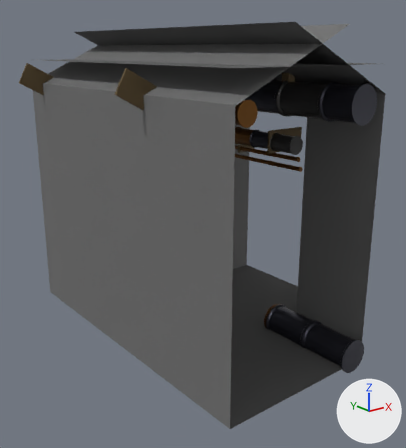
Two versions of the Blender file Assets/Models/tunnels/tunnel3wayalternate.blend, one commit apart.
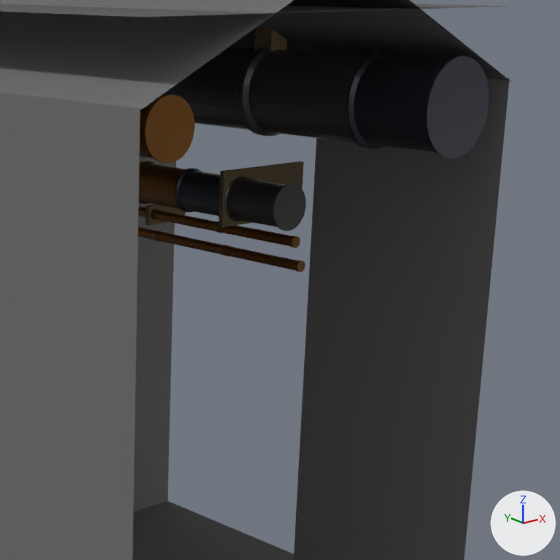
Each version is shown whole from a 50 mm lens placed at (-4.01, -5.85, 3.43), pointed at (0.22, -0.57, 1.32), then close up on the part from 44% to 100% of the width and 14% to 64% of the height. The axes (+X, +Y, +Z) are drawn at lower right. The lights are the same throughout. The last two pictures show the newer version.

Names of what the first close-up shows: 'Floor.001', 'PipingSegment.006', 'PipingSegment.022', 'PipingSegment.041', 'PipingSegment.046', 'PipingSegment.047', 'Plane.002', 'Roof1', 'Roof2', 'Wall1.003', 'Wall1.005', 'Wall2.001' and 11 more.
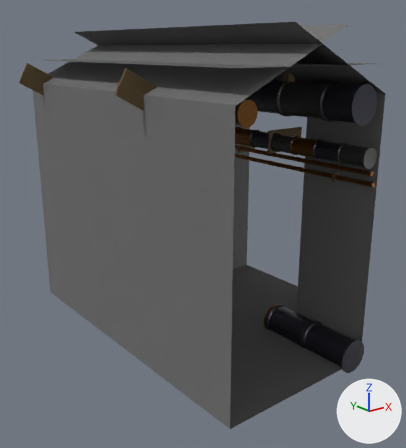
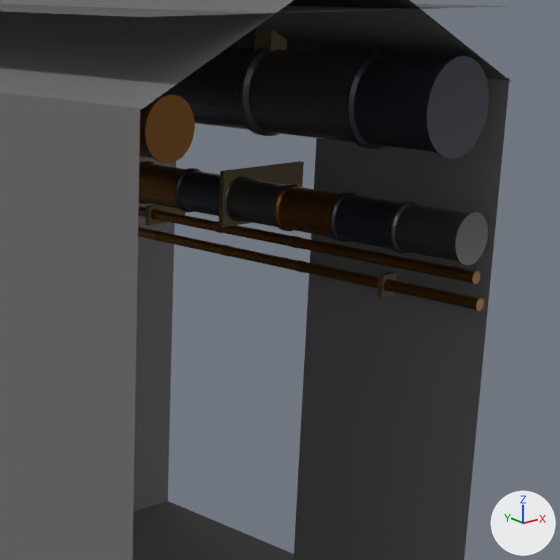
Boxes (x1, y1, x2, y2) around the edits, measured in the close-ups (560 x 560 px):
'PipingSegment.050', added
    after: (390, 202, 488, 265)
'PipingSegment.048', added
    after: (330, 193, 406, 253)
'PipingSegment.049', added
    after: (274, 184, 350, 241)
'PipingSegment.053', added
    after: (377, 253, 480, 284)
'PipingSegment.052', added
    after: (384, 279, 484, 311)
'PipingSegment.054', added
    after: (292, 236, 381, 265)
'PipingSegment.051', added
    after: (297, 261, 379, 288)
'Cube.010', added
    after: (378, 272, 397, 297)

What the commit changed:
Material 'MetalHolder.001' (mat_metalholder_001) is new.
Its base color is (0.157, 0.11, 0.052) (brown #6e5d40).
Its metallic is 0.619.
Its roughness is 0.699.
Material 'brasstubing.002' (mat_brasstubing_002) is new.
Its base color is (0.177, 0.0704, 0.00884) (brown #754b17).
Its metallic is 0.773.
Its roughness is 0.378.
Material 'TubingLarge.003' (mat_tubinglarge_003) is new.
Its base color is (0.0768, 0.0754, 0.0749) (dark grey #4e4e4d).
Its metallic is 0.663.
Its roughness is 0.351.
Material 'brasstubing.001' (mat_brasstubing_001) is new.
Its base color is (0.177, 0.0704, 0.00884) (brown #754b17).
Its metallic is 0.773.
Its roughness is 0.378.
Material 'Tubingmedium.003' (mat_tubingmedium_003) is new.
Its base color is (0.0515, 0.0527, 0.0715) (dark grey #40414c).
Its metallic is 0.729.
Its roughness is 0.345.
Mesh me_cube_011 is new.
It is a box spanning x -0.05..0.05, y -0.05..0.05, z -0.05..0.05.
It uses material mat_metalholder_001 (brown #6e5d40).
Mesh me_cylinder_055 is new.
It has 352 vertices, 322 faces and spans x -0.11..0.11, y -0.11..0.11, z -0.167..0.167.
It uses material mat_brasstubing_002 (brown #754b17).
Mesh me_cylinder_054 is new.
It has 352 vertices, 322 faces and spans x -0.11..0.11, y -0.11..0.11, z -0.167..0.167.
It uses material mat_brasstubing_002 (brown #754b17).
Mesh me_cylinder_053 is new.
It has 352 vertices, 322 faces and spans x -0.11..0.11, y -0.11..0.11, z -0.167..0.167.
It uses material mat_brasstubing_002 (brown #754b17).
Mesh me_cylinder_052 is new.
It has 352 vertices, 322 faces and spans x -0.11..0.11, y -0.11..0.11, z -0.167..0.167.
It uses material mat_brasstubing_002 (brown #754b17).
Mesh me_cylinder_051 is new.
It has 352 vertices, 322 faces and spans x -0.11..0.11, y -0.11..0.11, z -0.167..0.167.
It uses material mat_tubinglarge_003 (dark grey #4e4e4d).
Mesh me_cylinder_050 is new.
It has 352 vertices, 322 faces and spans x -0.11..0.11, y -0.11..0.11, z -0.167..0.167.
It uses material mat_brasstubing_001 (brown #754b17).
Mesh me_cylinder_040 is new.
It has 352 vertices, 322 faces and spans x -0.11..0.11, y -0.11..0.11, z -0.167..0.167.
It uses material mat_tubingmedium_003 (dark grey #40414c).
Object 'Cube.010' (ob_cube_010) is new; it shows me_cube_011.
Its location is (1.039, -2.0, 2.068).
Its scale is (2.64, 0.25, 1.0).
Object 'PipingSegment.054' (ob_pipingsegment_054) is new; it shows me_cylinder_055.
Its location is (0.897, -1.75, 2.192).
Its rotation in degrees is (-90, 0, 0).
Its scale is (0.25, 0.25, 1.5).
Object 'PipingSegment.053' (ob_pipingsegment_053) is new; it shows me_cylinder_054.
Its location is (0.897, -2.25, 2.192).
Its rotation in degrees is (-90, 0, 0).
Its scale is (0.25, 0.25, 1.5).
Object 'PipingSegment.052' (ob_pipingsegment_052) is new; it shows me_cylinder_053.
Its location is (0.942, -2.25, 2.07).
Its rotation in degrees is (-90, 0, 0).
Its scale is (0.25, 0.25, 1.5).
Object 'PipingSegment.051' (ob_pipingsegment_051) is new; it shows me_cylinder_052.
Its location is (0.942, -1.75, 2.07).
Its rotation in degrees is (-90, 0, 0).
Its scale is (0.25, 0.25, 1.5).
Object 'PipingSegment.050' (ob_pipingsegment_050) is new; it shows me_cylinder_051.
Its location is (0.842, -2.333, 2.362).
Its rotation in degrees is (-90, 0, 0).
Object 'PipingSegment.049' (ob_pipingsegment_049) is new; it shows me_cylinder_050.
Its location is (0.842, -1.667, 2.362).
Its rotation in degrees is (-90, 0, 0).
Object 'PipingSegment.048' (ob_pipingsegment_048) is new; it shows me_cylinder_040.
Its location is (0.842, -2.0, 2.362).
Its rotation in degrees is (-90, 0, 0).
